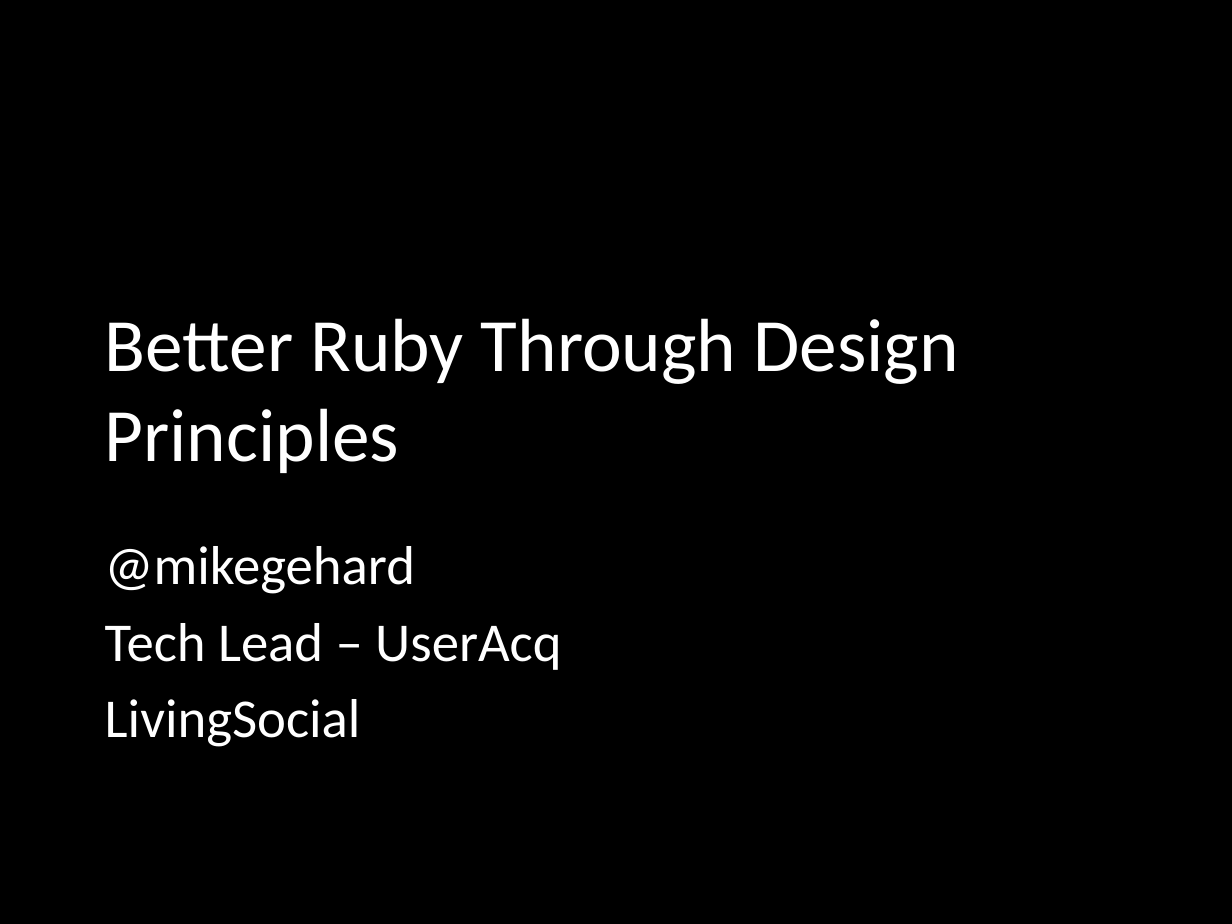
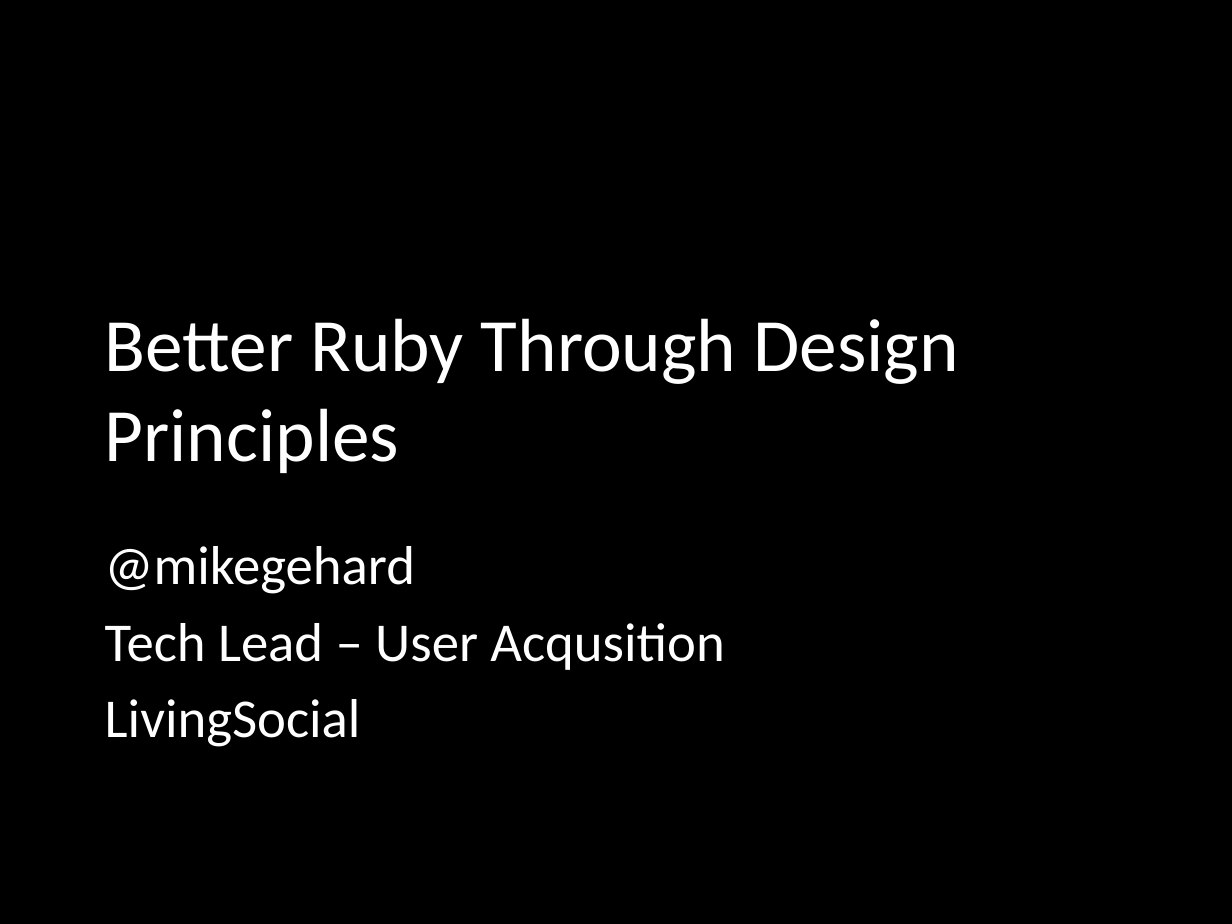
Before and after one commit to mikegehard/Better-Ruby-Through-Design-Principles, a slide deck: slide 1 of BetterRubyThroughDesignPatterns.pptx. Drawn at 1232x924 pixels with LibreOffice and Linux fonts; fonts in the diff are those of the drawing. Boxes give left, top, right and bottom in pixels: in the first picture for what was removed or moved away, otherwise in the second. Text is boxed around its words. In the diff, an @@ line names an element or a change of style, - is before the commit and + after.

```diff
--- a/BetterRubyThroughDesignPatterns.pptx
+++ b/BetterRubyThroughDesignPatterns.pptx
@@ subtitle at bbox=[105, 623, 724, 670]: text changed @@
-Tech Lead – UserAcq
+Tech Lead – User Acqusition
```
Also in this commit, not shown: 7 other slides changed, 1 slide added, 1 slide removed.
